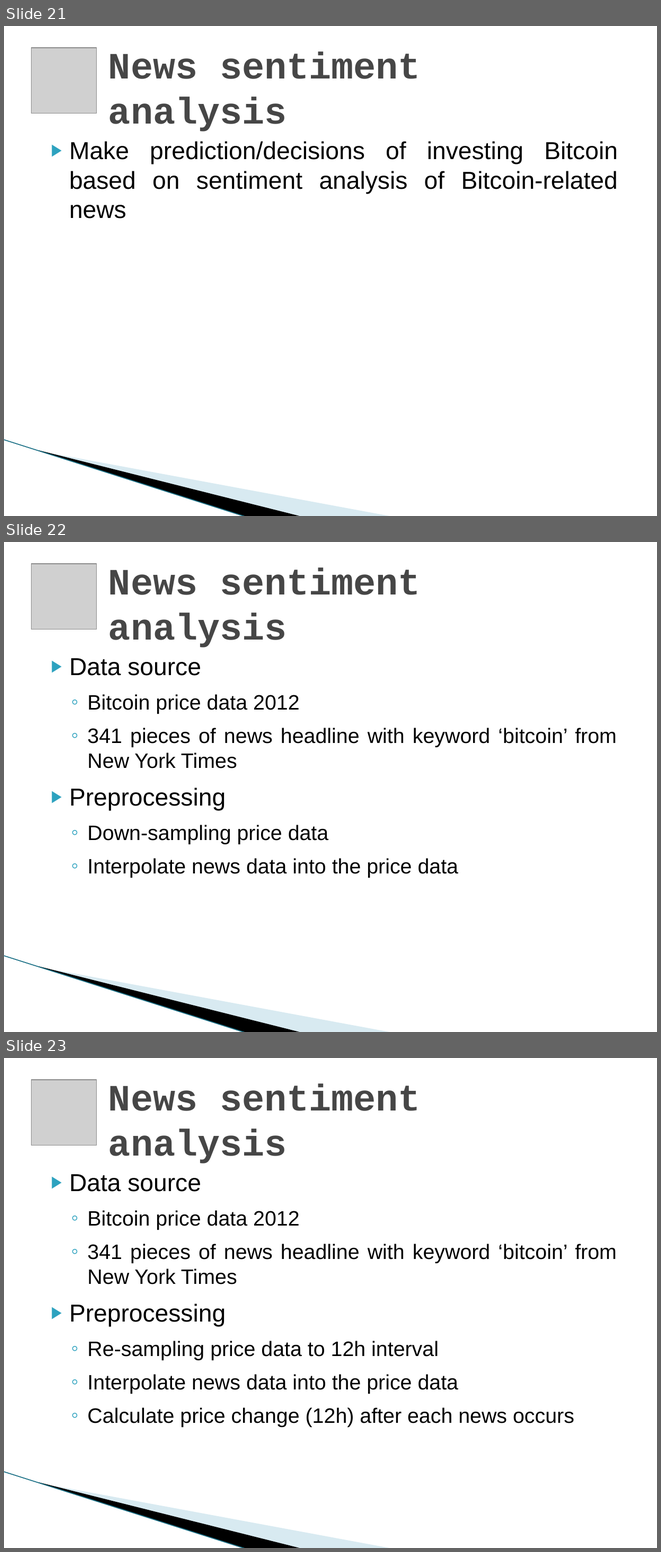
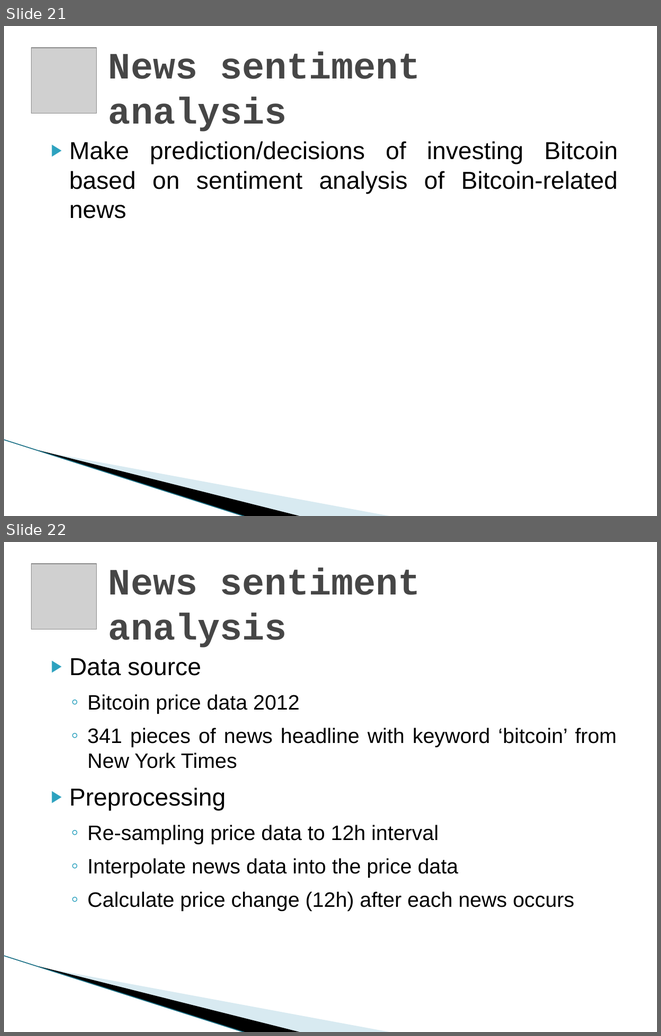
Before and after one commit to yyl/btc-price-analysis, a slide deck: DM_Project.pptx. Shown one above the other, each under a label of ours: slides 21, 22 and 23 before the commit, slides 21 and 22 after it. The pictures are 661x1552 and 661x1036 pixels, drawn with LibreOffice and Linux fonts; fonts in the diff are those of the drawing; grey boxes stand for pictures; background and template pictures are left out. Boxes give left, top, right and bottom in pixels: in the first picture for what was removed or moved away, otherwise in the second. Text is boxed around its words. In the diff, an @@ line names an element or a change of style, - is before the commit and + after.

```diff
--- a/DM_Project.pptx
+++ b/DM_Project.pptx
@@ slide 22 removed at (4, 542, 657, 1032), background #FFFFFF; not listed: 3 template elements that a slide beside it also shows @@
@@ picture removed at (32, 564, 97, 629) @@
@@ title removed at (108, 568, 421, 647) @@
-News sentiment analysis
@@ text removed at (69, 658, 617, 877) @@
-▶ Data source
-  ◦ Bitcoin price data 2012
-  ◦ 341 pieces of news headline with keyword ‘bitcoin’ from New York Times
-▶ Preprocessing
-  ◦ Down-sampling price data
-  ◦ Interpolate news data into the price data
@@ what was slide 23 is now slide 22 @@
```
Also in this commit, not shown: 6 slides changed.
